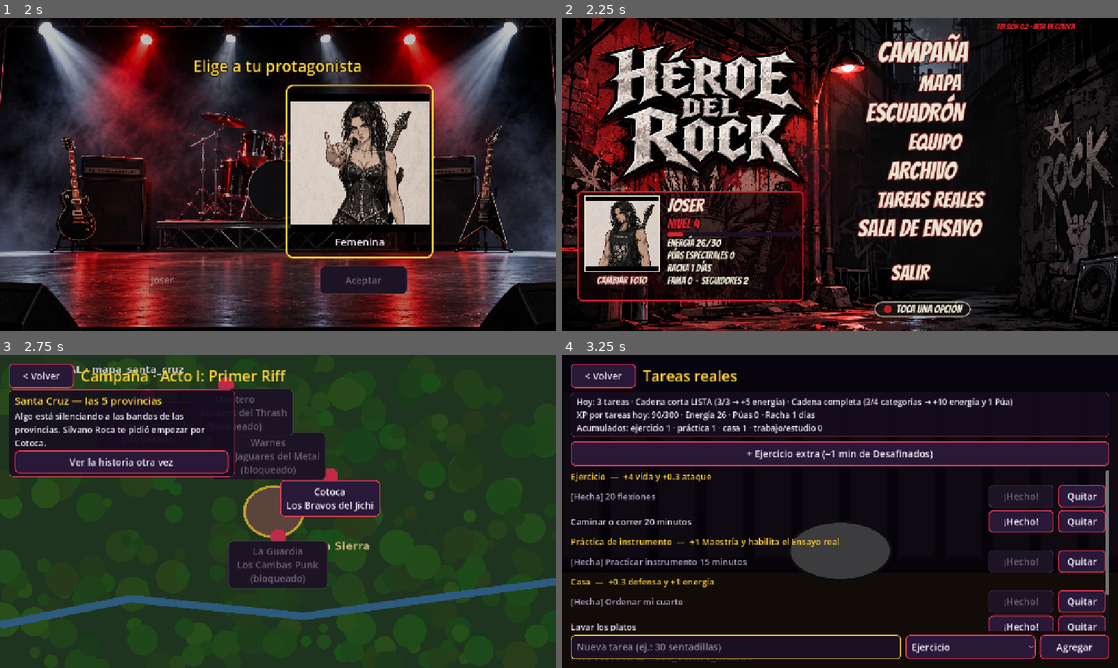
Above: before the commit, frames 1-4 (two rows, left to right).
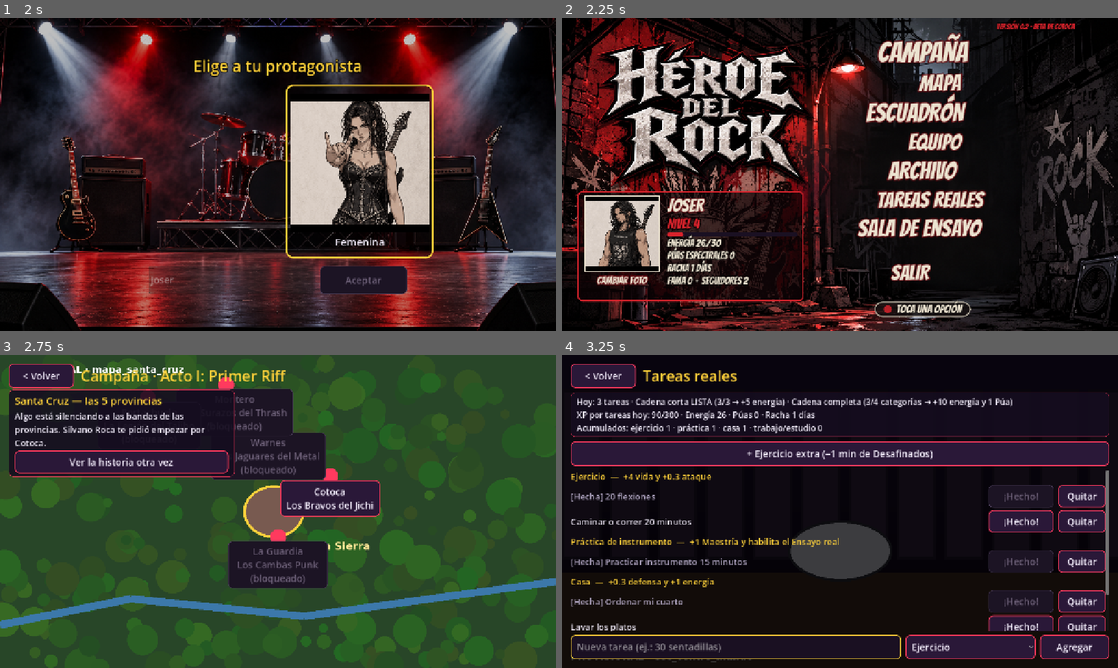
Above: after the commit, the same moments.

Repository: jhontitorblood/Heroe-del-Rock
Game: Godot game, scene res://tests/capturas.tscn
Same seed, same stepped clock (60 frames per second), same inputs: the game is played once before the commit and once after it. This scene is started directly instead of the project's main scene. Video files are missing from this copy of the repository; at most half a second of black plays in their place.
Inputs (mouse positions are in pixels of both pictures, inside the frame that each line leads up to):
- Up to frame 1 (2 s): click (278, 174) at 0.67 s; click (194, 171) at 1.27 s
- Up to frame 2 (2.25 s): click (923, 171) at 2 s
- Up to frame 3 (2.75 s): no input
- Up to frame 4 (3.25 s): click "[Vencido] Entrada de Cotoca N…" at 2.75 s

Frame 1 is identical in both runs. In frame 2, 0.1% of the frame differs, in the area x 8-65%, y 7-100%; in frame 3, 11%, in the area x 0-100%, y 2-100%; in frame 4, nothing differs.

Commit message:
Menú y mapas alineados con el arte en cualquier proporción de pantalla
En celulares más alargados que 16:9 el fondo se ampliaba y recortaba, pero el
texto del menú y los nodos de los mapas quedaban en posiciones fijas, así que
se corrían respecto al arte. Ahora van sobre un lienzo de 1280x720 que se
escala y centra junto con la imagen; los costados se rellenan con el arte
oscurecido.

Co-Authored-By: Claude Opus 5.5 <noreply@anthropic.com>
Claude-Session: https://claude.ai/code/session_0146Z2twdAYFa7JBRbLJtDJs

Diff:
--- a/scripts/pantallas/campana.gd
+++ b/scripts/pantallas/campana.gd
@@ -6,24 +6,16 @@
 
 func _ready() -> void:
 	var dep: Dictionary = Datos.territorios["santa_cruz"]
-	UI.fondo(self, Datos.textura("mapas", dep["mapa"]), 0.25)
-	var capa := Control.new()
-	capa.set_anchors_preset(Control.PRESET_FULL_RECT)
-	add_child(capa)
+	# Las zonas van sobre el arte del mapa (coordenadas 1280×720)
+	var capa := UI.lienzo(self, Datos.textura("mapas", dep["mapa"]))
 	for z in dep["zonas"]:
 		var b := Button.new()
 		var activo: bool = z["disponible"]
 		b.text = "%s\n%s" % [z["nombre"], z["banda"]]
 		b.custom_minimum_size = Vector2(230, 84)
 		b.disabled = not activo
-		b.anchor_left = float(z["pos"][0]) / BASE.x
-		b.anchor_top = float(z["pos"][1]) / BASE.y
-		b.anchor_right = b.anchor_left
-		b.anchor_bottom = b.anchor_top
-		b.offset_left = -115
-		b.offset_top = -42
-		b.offset_right = 115
-		b.offset_bottom = 42
+		b.size = Vector2(230, 84)
+		b.position = Vector2(z["pos"][0], z["pos"][1]) - b.size / 2.0
 		if activo:
 			b.pressed.connect(func(): Estado.ir("mapa", {"zona": z["id"]}))
 		else:
--- a/scripts/pantallas/centro.gd
+++ b/scripts/pantallas/centro.gd
@@ -23,19 +23,20 @@
 var lbl_stats: Label
 var foto: TextureRect
 var navegando := false
+var lienzo: Control  # todo lo que va sobre el arte se agrega aquí (coordenadas 1280×720)
 
 
 func _ready() -> void:
 	Estado.revisar_dia()
 	var fondo := Datos.textura("escenarios", "esc_menu_principal")
-	UI.fondo(self, fondo if fondo else Datos.textura("escenarios", "esc_centro_mando"), 0.0)
+	lienzo = UI.lienzo(self, fondo if fondo else Datos.textura("escenarios", "esc_centro_mando"))
 	_perfil()
 	for o in opciones:
 		_opcion(o[0], o[1], Vector2(o[2], o[3]), o[4])
 	_pista()
 	var ver := _texto("VERSIÓN 0.2 · BETA DE COTOCA", 18, ROJO, Color.BLACK, 5)
 	ver.position = Vector2(1000, 10)
-	add_child(ver)
+	lienzo.add_child(ver)
 	_actualizar_estado()
 
 
@@ -64,7 +65,7 @@
 	punto.size_flags_vertical = Control.SIZE_SHRINK_CENTER
 	h.add_child(punto)
 	h.add_child(_texto("TOCA UNA OPCIÓN", 26, HUESO, Color.BLACK, 6))
-	add_child(pild)
+	lienzo.add_child(pild)
 	pild.reset_size()
 	pild.position = Vector2(830 - pild.size.x / 2.0, 652)
 	var tw := punto.create_tween().set_loops()
@@ -99,7 +100,7 @@
 	caja.add_theme_stylebox_override("panel", estilo)
 	caja.position = Vector2(36, 398)
 	caja.custom_minimum_size = Vector2(520, 0)
-	add_child(caja)
+	lienzo.add_child(caja)
 	var h := HBoxContainer.new()
 	h.add_theme_constant_override("separation", 16)
 	caja.add_child(h)
@@ -163,7 +164,7 @@
 	var b := Button.new()
 	b.text = texto
 	_estilo_boton(b, tam)
-	add_child(b)
+	lienzo.add_child(b)
 	b.reset_size()
 	b.position = centro - b.size / 2.0
 	b.pivot_offset = b.size / 2.0
--- a/scripts/pantallas/mapa.gd
+++ b/scripts/pantallas/mapa.gd
@@ -5,6 +5,7 @@
 
 var zona: Dictionary
 var botones := {}
+var lienzo: Control  # nodos y caminos sobre el arte del mapa (coordenadas 1280×720)
 
 
 class Lineas extends Control:
@@ -12,7 +13,7 @@
 
 	func _draw() -> void:
 		for s in segmentos:
-			draw_line(s[0] * size / Vector2(1280, 720), s[1] * size / Vector2(1280, 720), s[2], 5.0, true)
+			draw_line(s[0], s[1], s[2], 5.0, true)
 
 	func _notification(what: int) -> void:
 		if what == NOTIFICATION_RESIZED:
@@ -21,11 +22,11 @@
 
 func _ready() -> void:
 	zona = Datos.zona(params.get("zona", "cotoca"))
-	UI.fondo(self, Datos.textura("mapas", zona.get("mapa", "")), 0.2)
+	lienzo = UI.lienzo(self, Datos.textura("mapas", zona.get("mapa", "")))
 	var lineas := Lineas.new()
-	lineas.set_anchors_preset(Control.PRESET_FULL_RECT)
+	lineas.size = BASE
 	lineas.mouse_filter = Control.MOUSE_FILTER_IGNORE
-	add_child(lineas)
+	lienzo.add_child(lineas)
 	var pos := {}
 	for n in zona["nodos"]:
 		pos[n["id"]] = Vector2(n["pos"][0], n["pos"][1])
@@ -79,16 +80,10 @@
 		b.text += "\nReaparece en " + Estado.formato_tiempo(Estado.segundos_reaparece(n["id"]))
 	var ancho := 210.0
 	var alto := 86.0
-	b.anchor_left = float(n["pos"][0]) / BASE.x
-	b.anchor_top = float(n["pos"][1]) / BASE.y
-	b.anchor_right = b.anchor_left
-	b.anchor_bottom = b.anchor_top
-	b.offset_left = -ancho / 2
-	b.offset_right = ancho / 2
-	b.offset_top = -alto / 2
-	b.offset_bottom = alto / 2
+	b.size = Vector2(ancho, alto)
+	b.position = Vector2(n["pos"][0], n["pos"][1]) - b.size / 2.0
 	b.pressed.connect(_abrir.bind(n))
-	add_child(b)
+	lienzo.add_child(b)
 	botones[n["id"]] = b
 
 
--- a/scripts/ui/ui.gd
+++ b/scripts/ui/ui.gd
@@ -119,6 +119,56 @@
 	o.set_anchors_preset(Control.PRESET_FULL_RECT)
 	o.mouse_filter = Control.MOUSE_FILTER_IGNORE
 	padre.add_child(o)
+
+
+## Lienzo de 1280×720 que se escala y centra junto con la imagen de fondo, para que
+## lo que se pone encima (menús, nodos de mapa) quede siempre sobre la misma parte del arte,
+## en cualquier proporción de pantalla. Los bordes sobrantes se rellenan con el mismo
+## arte ampliado y oscurecido. Devuelve el lienzo: agrega encima con posiciones 1280×720.
+static func lienzo(padre: Control, tex: Texture2D) -> Control:
+	var negro := ColorRect.new()
+	negro.color = Color.BLACK
+	negro.set_anchors_preset(Control.PRESET_FULL_RECT)
+	negro.mouse_filter = Control.MOUSE_FILTER_IGNORE
+	padre.add_child(negro)
+	if tex:
+		var relleno := TextureRect.new()
+		relleno.texture = tex
+		relleno.set_anchors_preset(Control.PRESET_FULL_RECT)
+		relleno.expand_mode = TextureRect.EXPAND_IGNORE_SIZE
+		relleno.stretch_mode = TextureRect.STRETCH_KEEP_ASPECT_COVERED
+		relleno.modulate = Color(0.14, 0.12, 0.12)
+		relleno.mouse_filter = Control.MOUSE_FILTER_IGNORE
+		padre.add_child(relleno)
+	var l := Lienzo.new()
+	padre.add_child(l)
+	if tex:
+		var arte := TextureRect.new()
+		arte.texture = tex
+		arte.expand_mode = TextureRect.EXPAND_IGNORE_SIZE
+		arte.stretch_mode = TextureRect.STRETCH_SCALE
+		arte.size = Lienzo.BASE
+		arte.mouse_filter = Control.MOUSE_FILTER_IGNORE
+		l.add_child(arte)
+	return l
+
+
+class Lienzo extends Control:
+	const BASE := Vector2(1280, 720)
+
+	func _ready() -> void:
+		size = BASE
+		mouse_filter = Control.MOUSE_FILTER_IGNORE
+		get_parent().resized.connect(_ajustar)
+		_ajustar.call_deferred()
+
+	func _ajustar() -> void:
+		var p: Vector2 = get_parent().size
+		if p.x <= 0 or p.y <= 0:
+			return
+		var k := minf(p.x / BASE.x, p.y / BASE.y)
+		scale = Vector2(k, k)
+		position = (p - BASE * k) / 2.0
 
 
 ## Contenedor con márgenes a pantalla completa.
Not shown, changed: docs/ASSETS.md
